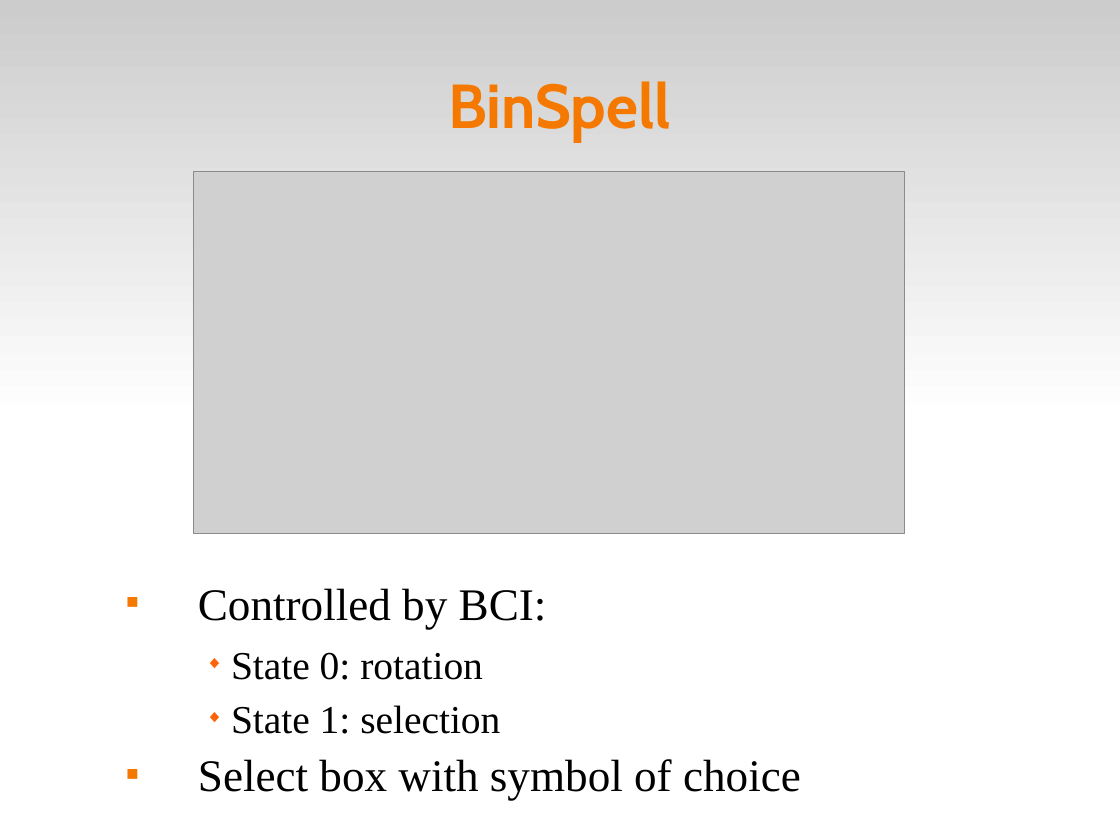
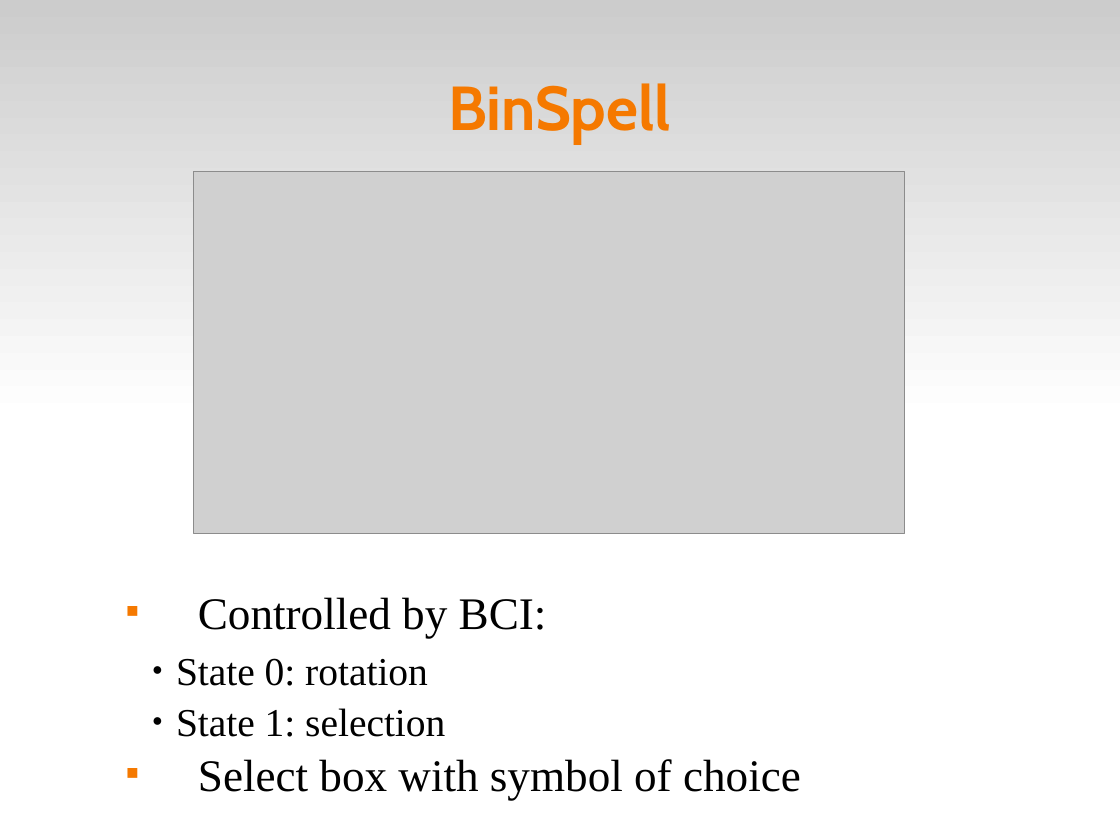
Before and after one commit to abdullah38rcc/BCI-Virtual-Keyboard, a slide deck: slide 7 of master's/docs/virtKey.ppt. Drawn at 1120x840 pixels with LibreOffice and Linux fonts; fonts in the diff are those of the drawing; grey boxes stand for pictures. Boxes give left, top, right and bottom in pixels: in the first picture for what was removed or moved away, otherwise in the second. Text is boxed around its words. In the diff, an @@ line names an element or a change of style, - is before the commit and + after.

```diff
--- a/master's/docs/virtKey.ppt
+++ b/master's/docs/virtKey.ppt
@@ title "BinSpell" at [448,83,671,143]: line spacing 0.94 to 0.92 @@
@@ text "Controlled by BCI:" at [176,597,801,801]: line spacing 0.8 to 0.74; bullet ◆ to ●; bullet colour #FF6309 to #000000 @@
```
Also in this commit, not shown: 17 other slides changed, 1 other file.
